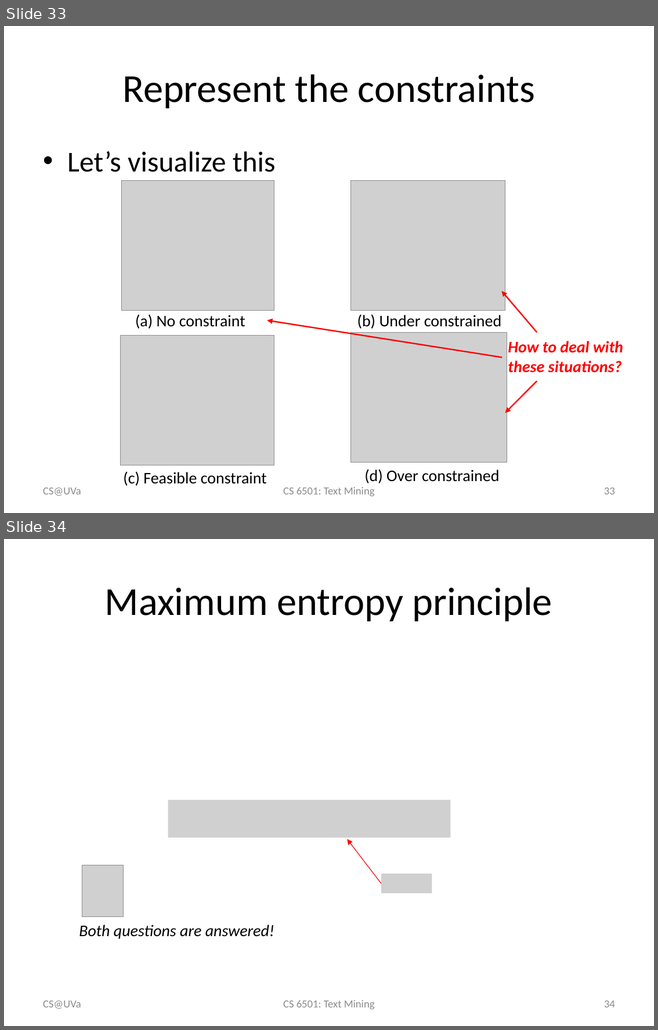
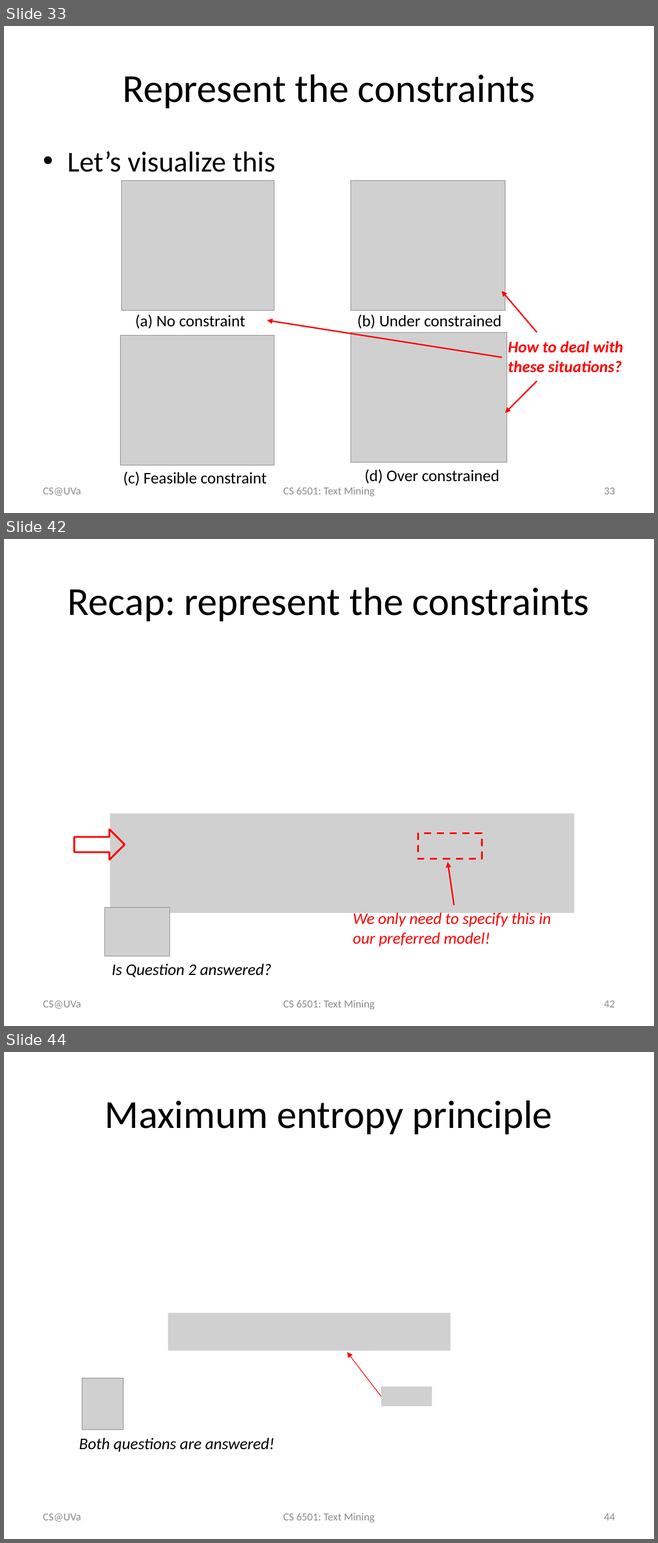
Before and after one commit to wang296/CS6501-Text-Mining, a slide deck: docs/Logistic Regression.pptx. Shown one above the other, each under a label of ours: slides 33 and 34 before the commit, slides 33, 42 and 44 after it; the slides between them are not shown. The pictures are 658x1030 and 658x1543 pixels, drawn with LibreOffice and Linux fonts; fonts in the diff are those of the drawing; grey boxes stand for pictures. Boxes give left, top, right and bottom in pixels: in the first picture for what was removed or moved away, otherwise in the second. Text is boxed around its words. In the diff, an @@ line names an element or a change of style, - is before the commit and + after.

```diff
--- a/docs/Logistic Regression.pptx
+++ b/docs/Logistic Regression.pptx
@@ slide 42 added at [4,539,654,1026], background #FFFFFF @@
@@ title added at [68,587,589,621], 44 pt, text #000000 @@
+Recap: represent the constraints
@@ picture added at [110,814,574,913] @@
@@ right arrow added at [74,830,124,860], outline #FF0000 2 pt @@
@@ rectangle added at [418,833,481,859], outline #FF0000 2 pt dashed @@
@@ arrow added from (453, 906) to (448, 862), #FF0000 1.5 pt @@
@@ picture added at [105,907,170,956] @@
@@ text added at [353,911,551,947], 18 pt, text #FF0000, italic @@
+We only need to specify this in our preferred model!
@@ text added at [112,964,271,977], 18 pt, text #000000, italic @@
+Is Question 2 answered?
@@ text added at [43,1001,81,1009], 12 pt, text #8C8C8C @@
+CS@UVa
@@ text added at [283,1000,375,1009], 12 pt, text #8C8C8C @@
+CS 6501: Text Mining
@@ page number added at [604,1001,615,1008], 12 pt, text #8C8C8C @@
+42
@@ what was slide 34 is now slide 44 @@
@@ page number at [604,1514,615,1521]: text changed @@
-34
+44
```
Also in this commit, not shown: 9 other slides added, 1 slide removed, 2 other files.
